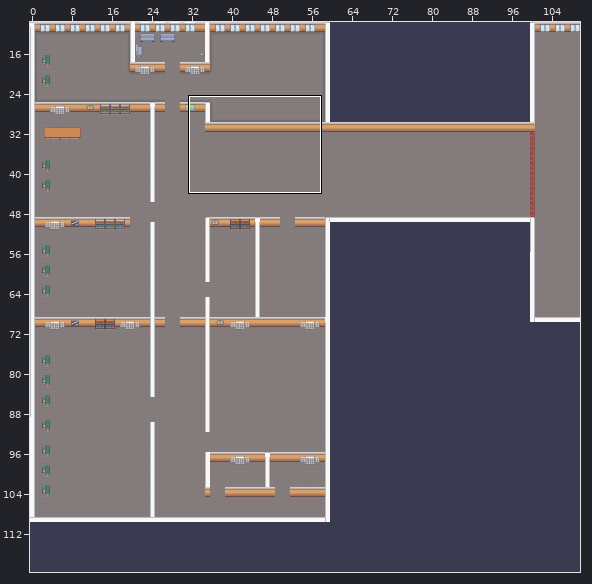
Two versions of a level (Tiled map, public/assets/map/map.tmx). The picture above shows the old version from afar; the outline marks the close-up.
Close-up. The starting point:
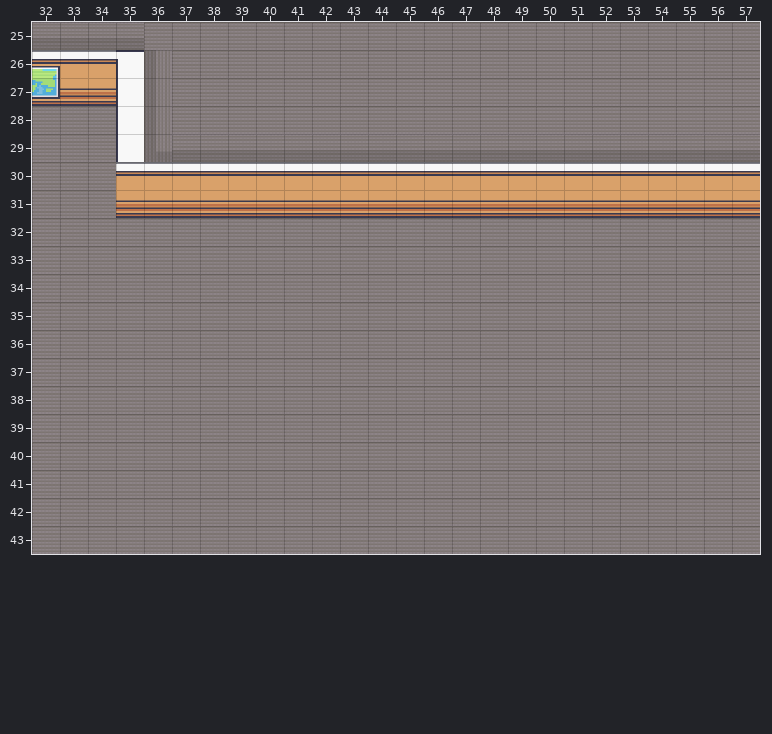
Cells are 32x32 px. Shown: x 32..57, y 25..43. The commit also changed other parts of the map, which this record leaves out.
The same view after the edit:
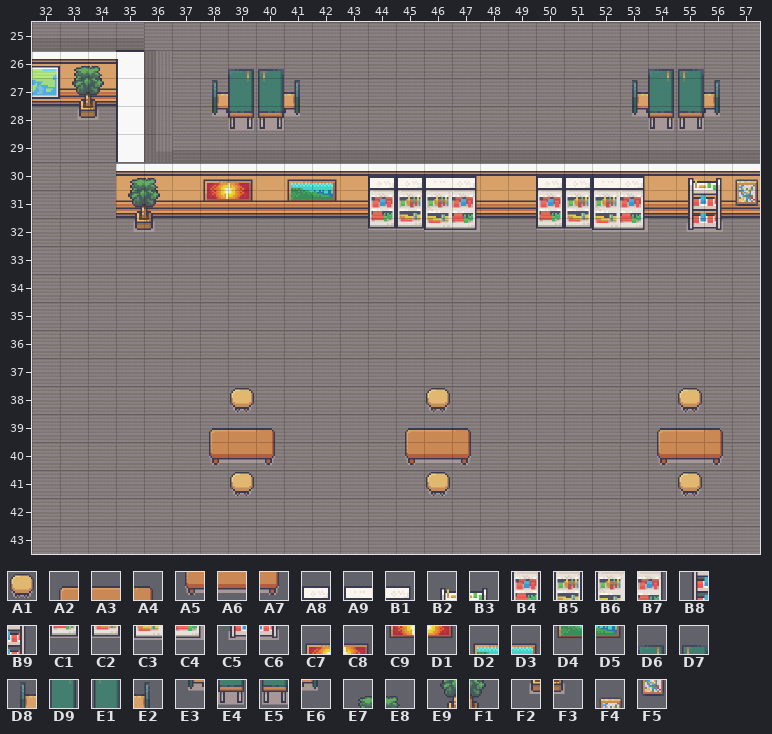
Key: from "Interiors_free_32x32": A1 214, A2 215, A3 216, A4 217, A5 231, A6 232, A7 233, A8 290, A9 292, B1 293, B2 294, B3 295, B4 306, B5 307, B6 308, B7 309, B8 310, B9 311, C1 322, C2 323, C3 324, C4 325, C5 326, C6 327, C7 328, C8 329, C9 344, D1 345, D2 360, D3 361, D4 376, D5 377, D6 568, D7 571, D8 583, D9 584, E1 587, E2 588, E3 599, E4 600, E5 603, E6 604, E7 714, E8 715, E9 730, F1 731, F2 746, F3 747, F4 1122, F5 1138.
__ is an empty cell.
Edits made:
Layer "decorations":
The author put tile A1 in row 38 at x 39, 46 and 55; in row 41 at x 39, 46 and 55.
The author put tile A2 in row 39 at x 38, 45 and 54.
The author put tile A3 in row 39 at x 39, 46 and 55.
The author put tile A4 in row 39 at x 40, 47 and 56.
The author put tile A5 in row 40 at x 38, 45 and 54.
The author put tile A6 in row 40 at x 39, 46 and 55.
The author put tile A7 in row 40 at x 40, 47 and 56.
The author put tile A8 in row 30 at x 44 to 45 and 50 to 51.
The author put tile A9 in row 30 at x 46 and 52.
The author put tile B1 in row 30 at x 47 and 53.
The author put tile B2 in row 30 at x 55.
The author put tile B3 in row 30 at x 56.
The author put tile B4 in row 31 at x 44 and 50.
The author put tile B5 in row 31 at x 45 and 51.
The author put tile B6 in row 31 at x 46 and 52.
The author put tile B7 in row 31 at x 47 and 53.
The author put tile B8 in row 31 at x 55.
The author put tile B9 in row 31 at x 56.
The author put tile C1 in row 32 at x 44 and 50.
The author put tile C2 in row 32 at x 45 and 51.
The author put tile C3 in row 32 at x 46 and 52.
The author put tile C4 in row 32 at x 47 and 53.
The author put tile C5 in row 32 at x 55.
The author put tile C6 in row 32 at x 56.
The author put tile C7 in row 30 at x 38.
The author put tile C8 in row 30 at x 39.
The author put tile C9 in row 31 at x 38.
The author put tile D1 in row 31 at x 39.
The author put tile D2 in row 30 at x 41.
The author put tile D3 in row 30 at x 42.
The author put tile D4 in row 31 at x 41.
The author put tile D5 in row 31 at x 42.
The author put tile D6 in row 26 at x 39 and 54.
The author put tile D7 in row 26 at x 40 and 55.
The author put tile D8 in row 27 at x 38 and 53.
The author put tile D9 in row 27 at x 39 and 54.
The author put tile E1 in row 27 at x 40 and 55.
The author put tile E2 in row 27 at x 41 and 56.
The author put tile E3 in row 28 at x 38 and 53.
The author put tile E4 in row 28 at x 39 and 54.
The author put tile E5 in row 28 at x 40 and 55.
The author put tile E6 in row 28 at x 41 and 56.
The author put tile E7 in row 26 at x 33; in row 30 at x 35.
The author put tile E8 in row 26 at x 34; in row 30 at x 36.
The author put tile E9 in row 27 at x 33; in row 31 at x 35.
The author put tile F1 in row 27 at x 34; in row 31 at x 36.
The author put tile F2 in row 28 at x 33; in row 32 at x 35.
The author put tile F3 in row 28 at x 34; in row 32 at x 36.
The author put tile F4 in row 30 at x 57.
The author put tile F5 in row 31 at x 57.
